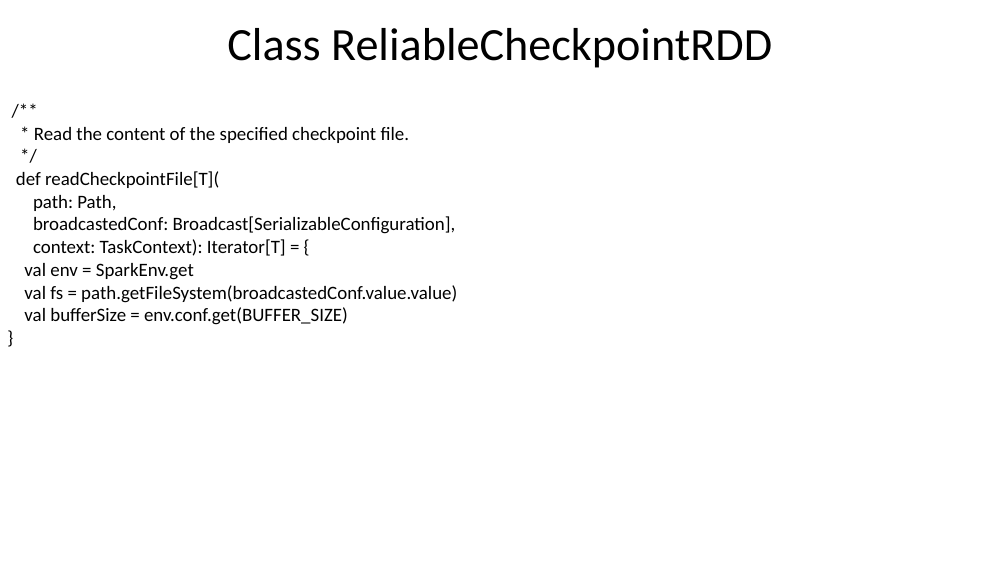
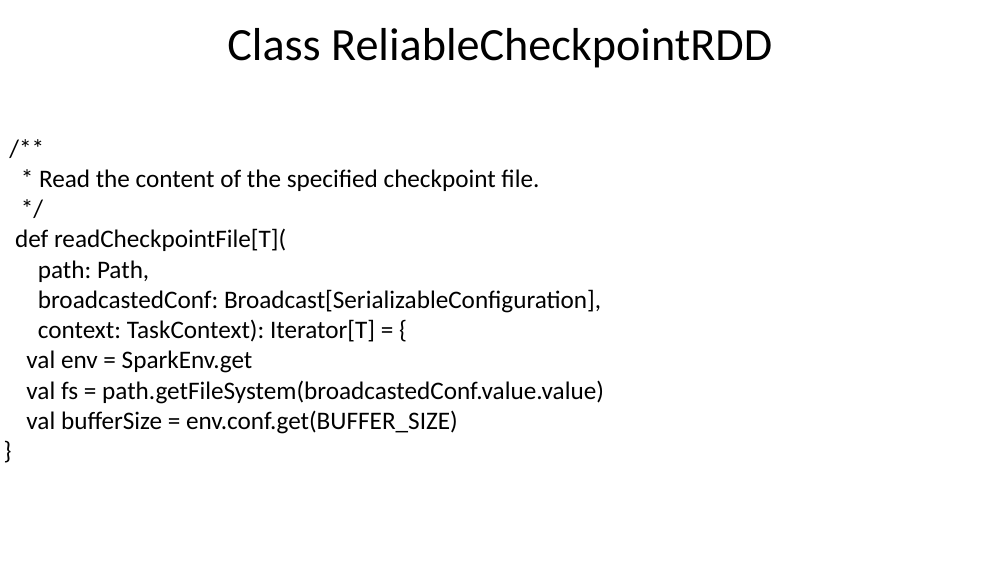
Before and after one commit to nkudinov/apache_spark_pptx, a slide deck: slide 24 of Spark_checkpoint.pptx (slide 23 before the commit). Drawn at 1008x567 pixels with LibreOffice and Linux fonts; fonts in the diff are those of the drawing. Boxes give left, top, right and bottom in pixels: in the first picture for what was removed or moved away, otherwise in the second. Text is boxed around its words. In the diff, an @@ line names an element or a change of style, - is before the commit and + after.

Commit message:
add more details about checkpoint

```diff
--- a/Spark_checkpoint.pptx
+++ b/Spark_checkpoint.pptx
@@ text "/**": place and size @@
-text "/**" at <box>16,127,457,325</box>
+text "/**" at <box>15,169,604,434</box>
@@ text "/**" at <box>15,169,604,434</box>: size 18 to 24 pt @@
```
Also in this commit, not shown: 6 other slides changed, 5 slides added, 3 slides removed.
